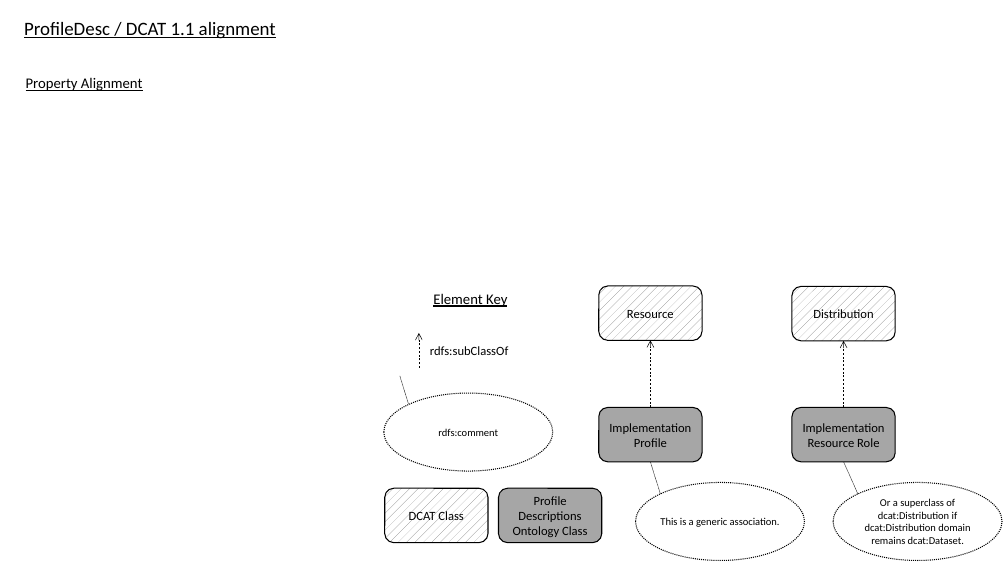
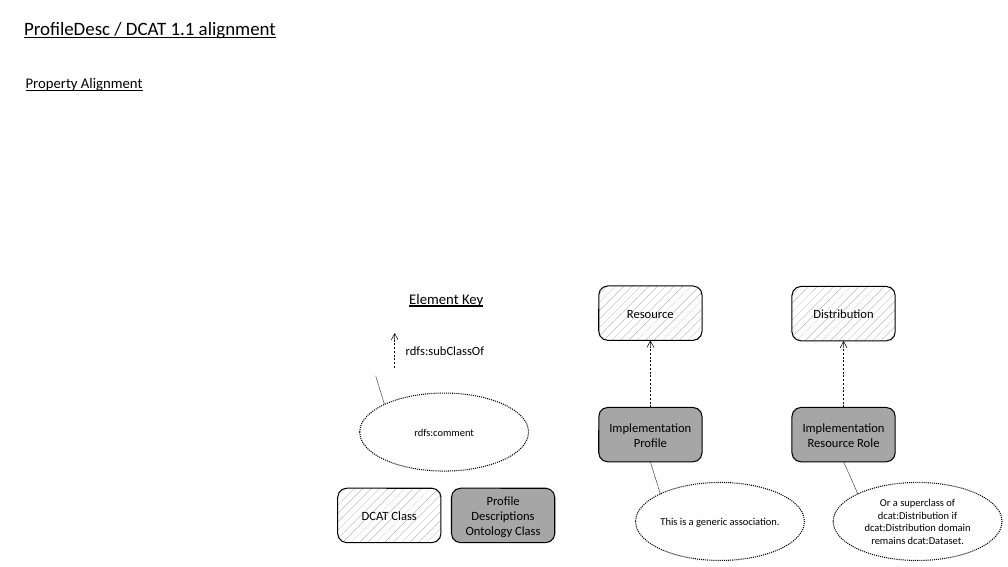
Before and after one commit to w3c/dxwg, a slide deck: slide 9 of profiledesc/profiledesc-diagrams.pptx. Drawn at 1008x567 pixels with LibreOffice and Linux fonts; fonts in the diff are those of the drawing. Boxes give left, top, right and bottom in pixels: in the first picture for what was removed or moved away, otherwise in the second. Text is boxed around its words. In the diff, an @@ line names an element or a change of style, - is before the commit and + after.

```diff
--- a/profiledesc/profiledesc-diagrams.pptx
+++ b/profiledesc/profiledesc-diagrams.pptx
@@ 2 texts, 1 ellipse, 1 arrow, 1 line: place and size @@
-2 texts, 1 ellipse, 1 arrow, 1 line at (384,293,553,471)
+2 texts, 1 ellipse, 1 arrow, 1 line at (360,294,529,471)
@@ rounded rectangle "DCAT Class": place and size @@
-rounded rectangle "DCAT Class" at (385,488,488,543)
+rounded rectangle "DCAT Class" at (338,488,442,543)
@@ rounded rectangle "Profile Descriptions Ontology Class": place and size @@
-rounded rectangle "Profile Descriptions Ontology Class" at (498,488,602,543)
+rounded rectangle "Profile Descriptions Ontology Class" at (451,488,555,543)
```
Also in this commit, not shown: 1 other slide changed, 6 other files.
